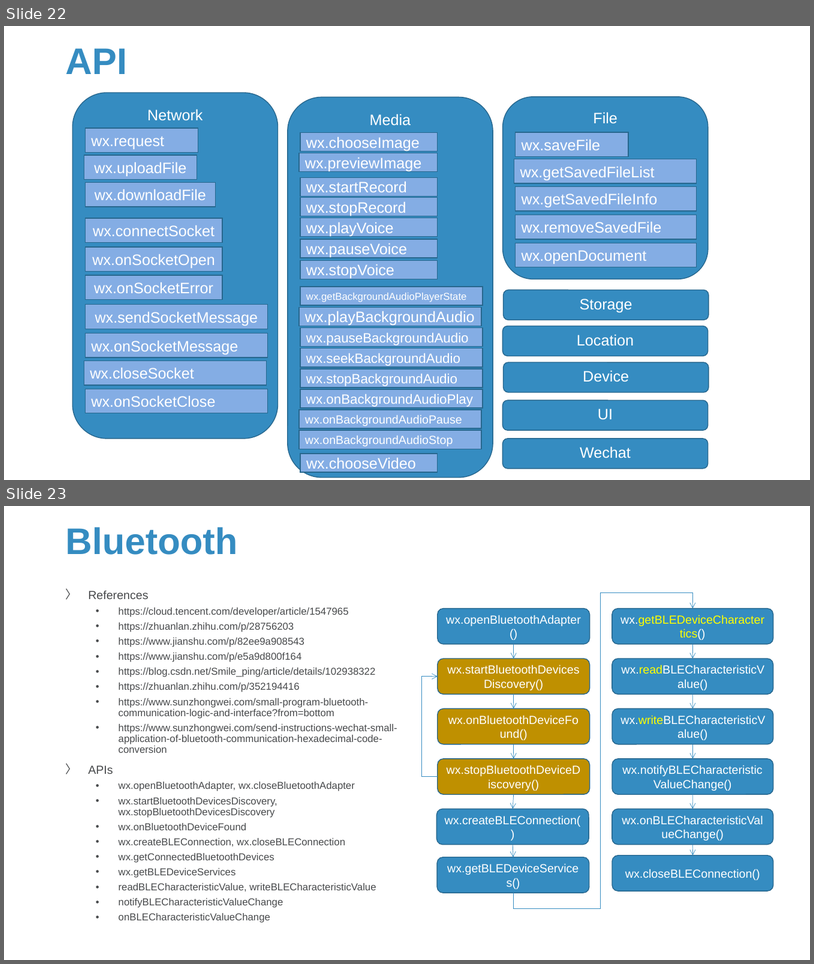
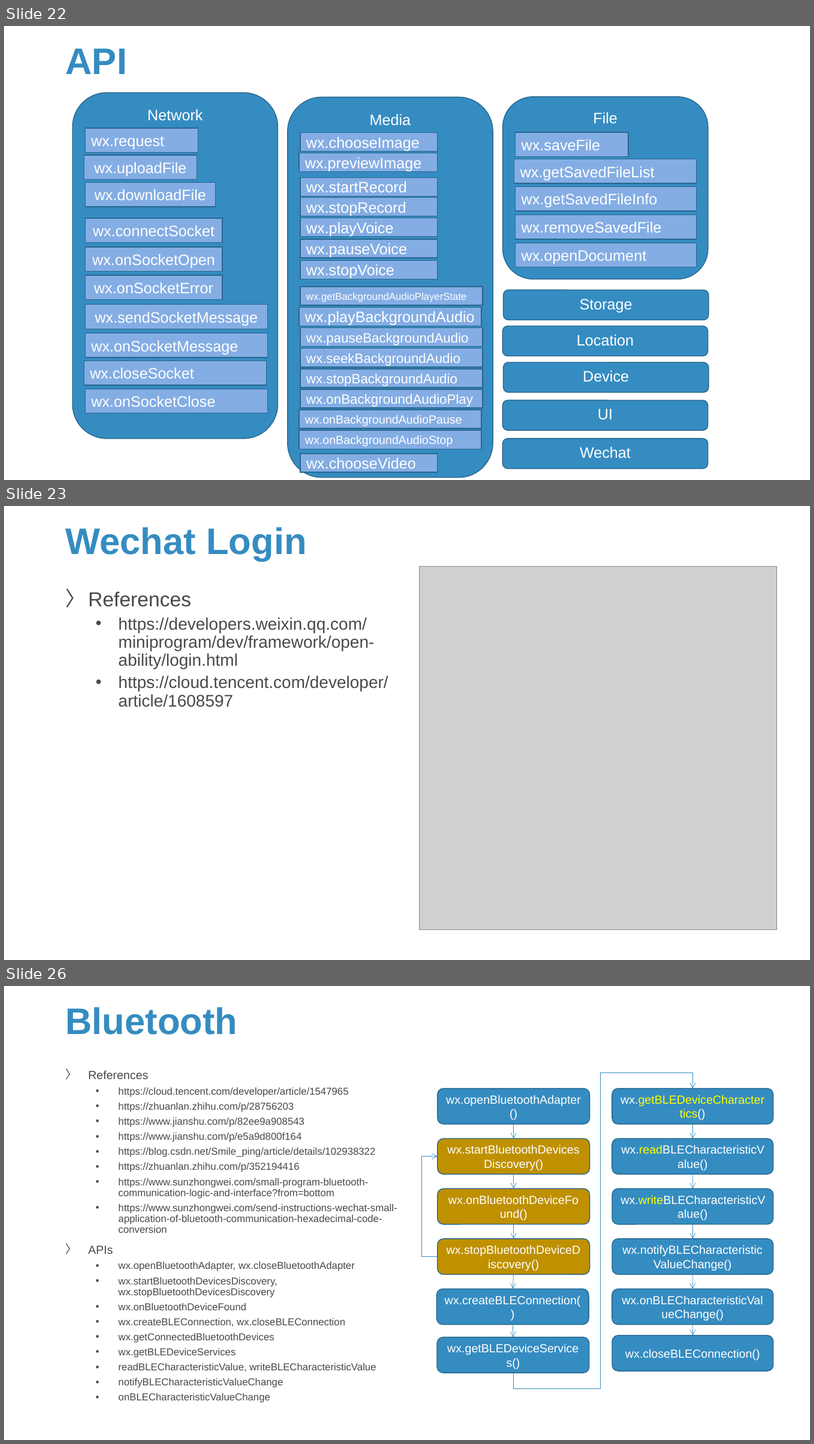
Before and after one commit to Sparks-Lu/TechNotes, a slide deck: Web/WeChat-Notes.pptx. Shown one above the other, each under a label of ours: slides 22 and 23 before the commit, slides 22, 23 and 26 after it; the slides between them are not shown. The pictures are 814x964 and 814x1444 pixels, drawn with LibreOffice and Linux fonts; fonts in the diff are those of the drawing; grey boxes stand for pictures; background and template pictures are left out. Boxes give left, top, right and bottom in pixels: in the first picture for what was removed or moved away, otherwise in the second. Text is boxed around its words. In the diff, an @@ line names an element or a change of style, - is before the commit and + after.

```diff
--- a/Web/WeChat-Notes.pptx
+++ b/Web/WeChat-Notes.pptx
@@ slide 23 added at [4,506,810,960], background picture (left out) @@
@@ title added at [65,527,306,561], 44 pt, text #358CC1, bold @@
+Wechat Login
@@ picture added at [420,567,778,930] @@
@@ text added at [88,591,389,707], 20 pt, text #47494B @@
+〉 References
+  • https://developers.weixin.qq.com/miniprogram/dev/framework/open-ability/login.html
+  • https://cloud.tencent.com/developer/article/1608597
@@ what was slide 23 is now slide 26 @@
```
Also in this commit, not shown: 3 other slides added, 5 other files.
